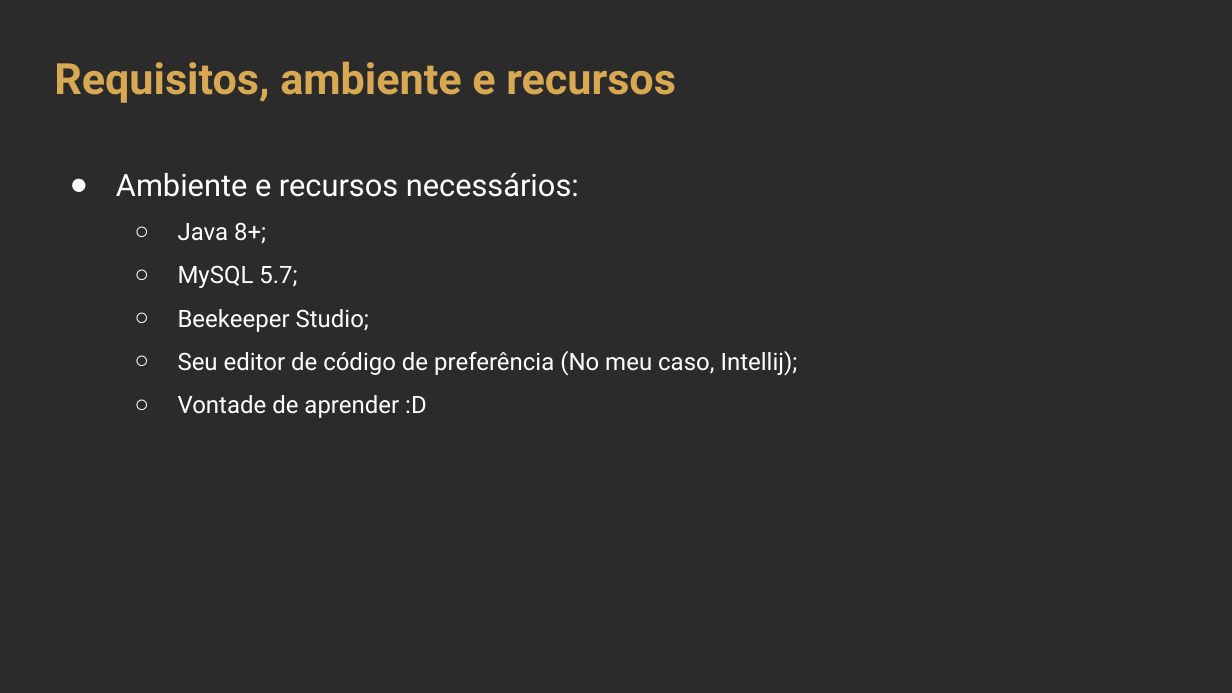
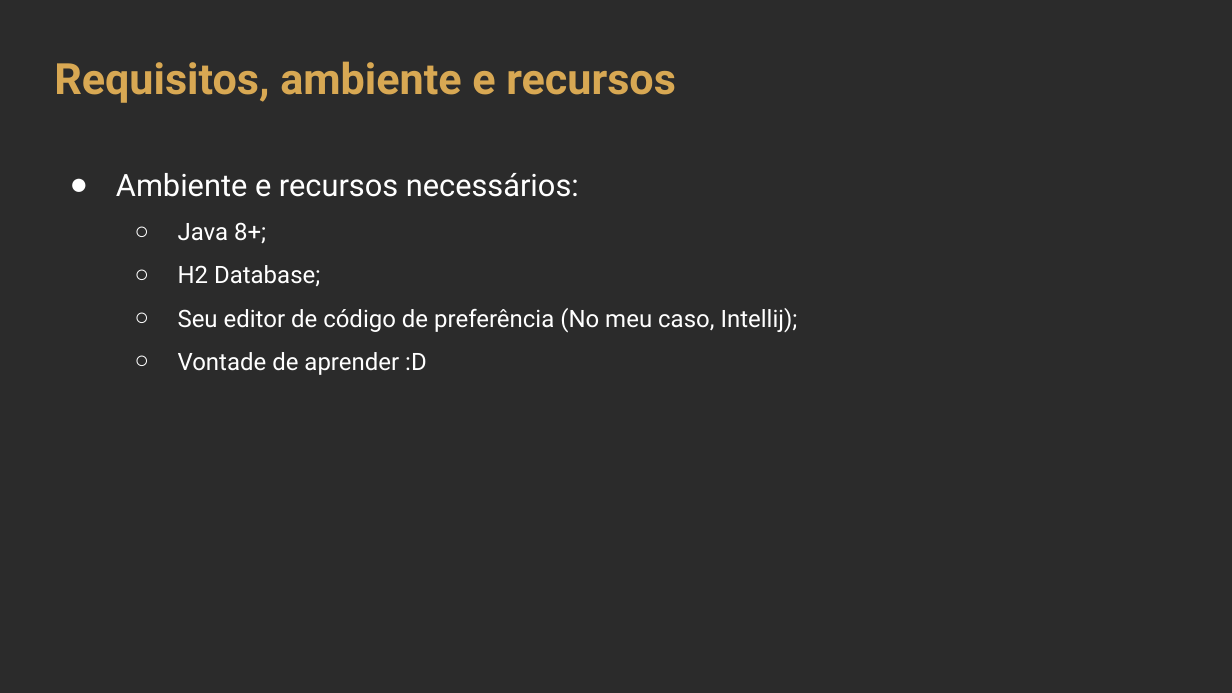
Before and after one commit to rocketseat-creators-program/spring-boot-actuator-2021-06-05, a slide deck: slide 7 of ApresentacaoSpringActuator.pptx (slide 8 before the commit). Drawn at 1232x693 pixels with LibreOffice and Linux fonts; fonts in the diff are those of the drawing; background and template pictures are left out; a plain dark background stands for a picture behind light text. Boxes give left, top, right and bottom in pixels: in the first picture for what was removed or moved away, otherwise in the second. Text is boxed around its words. In the diff, an @@ line names an element or a change of style, - is before the commit and + after.

```diff
--- a/ApresentacaoSpringActuator.pptx
+++ b/ApresentacaoSpringActuator.pptx
@@ text at box(178, 265, 320, 286): text changed @@
-  ○ MySQL 5.7;
-  ○ Beekeeper Studio;
+  ○ H2 Database;
```
Also in this commit, not shown: 2 other slides changed, 1 slide removed.
